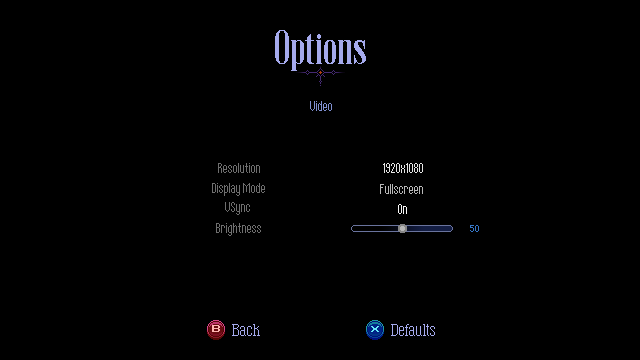
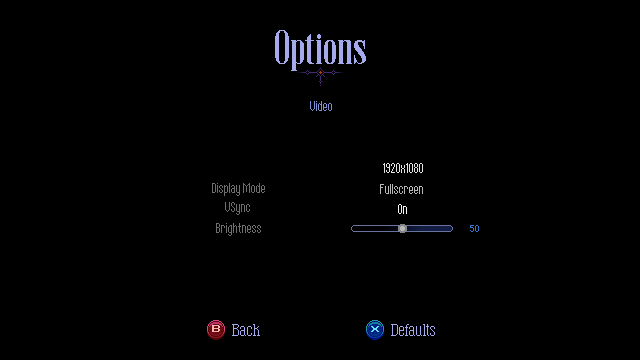
Two versions of the same layered image (w=640, h=360). Layer-by-layer changes:
pixels changed over [218, 163, 260, 173] (layer not identified)
